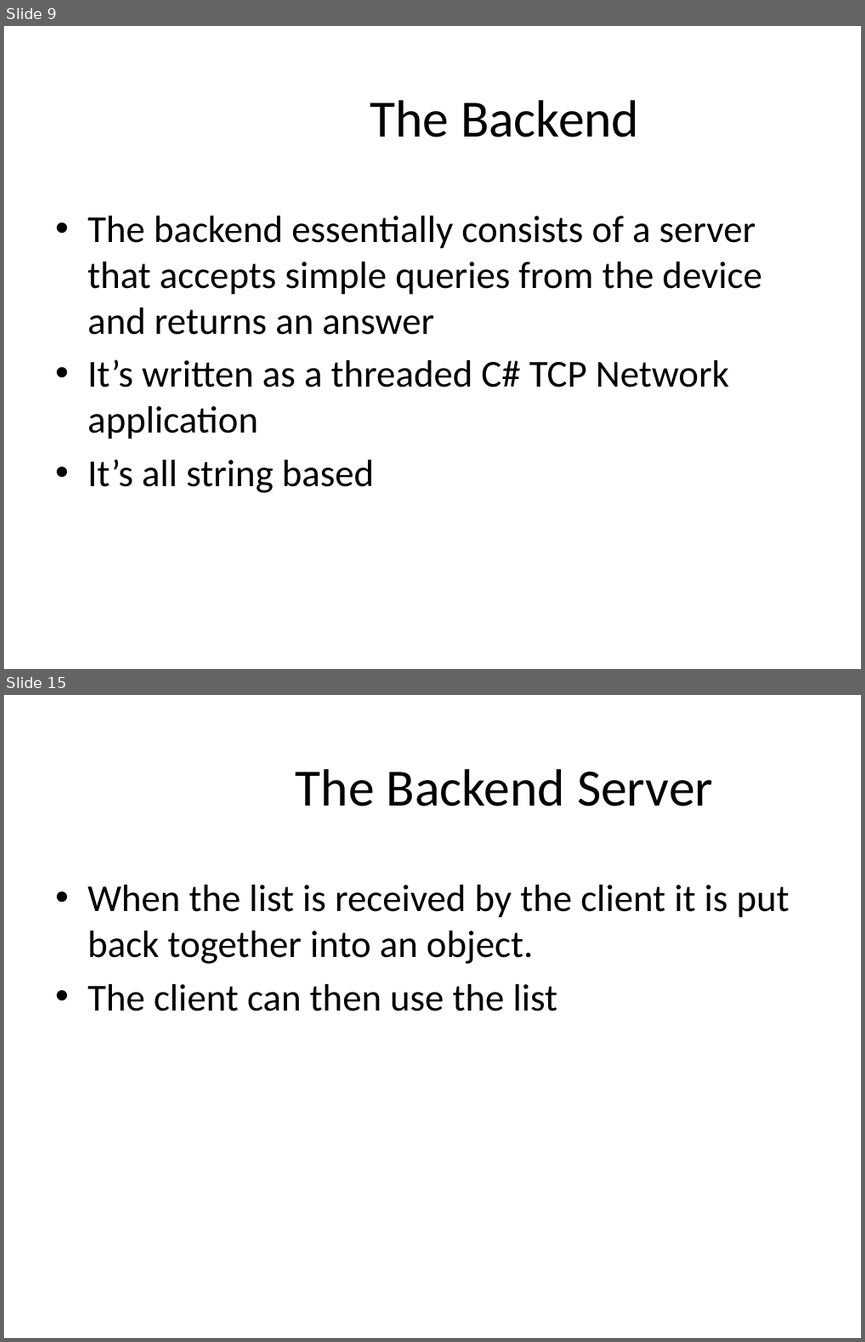
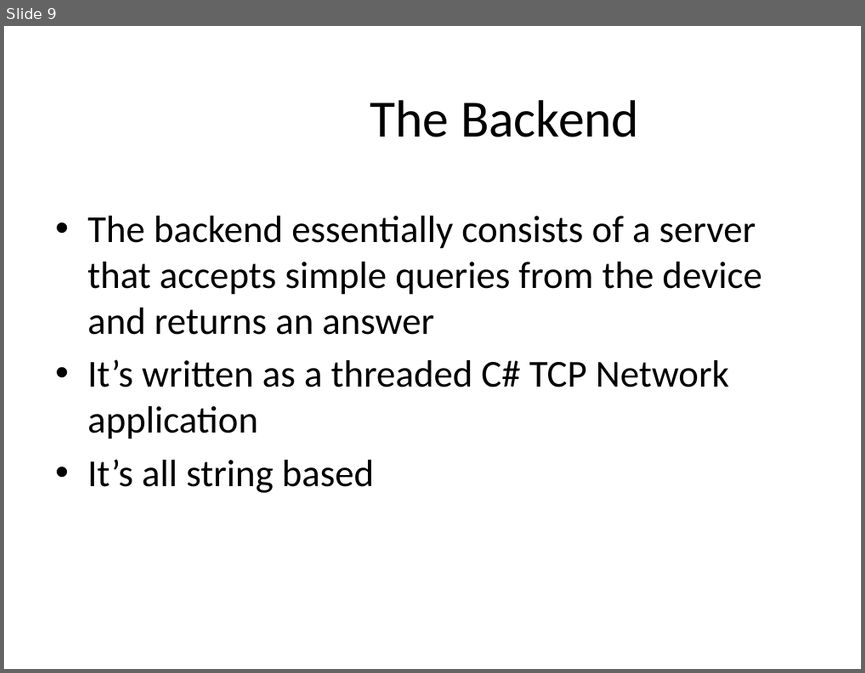
Before and after one commit to master20151121/mmoments, a slide deck: Mobile Musical Moments.pptx. Shown one above the other, each under a label of ours: slides 9 and 15 before the commit, slide 9 after it; the slides between them are not shown. The pictures are 865x1342 and 865x673 pixels, drawn with LibreOffice and Linux fonts; fonts in the diff are those of the drawing; background and template pictures are left out. Boxes give left, top, right and bottom in pixels: in the first picture for what was removed or moved away, otherwise in the second. Text is boxed around its words. In the diff, an @@ line names an element or a change of style, - is before the commit and + after.

```diff
--- a/Mobile Musical Moments.pptx
+++ b/Mobile Musical Moments.pptx
@@ slide 15 removed at [4, 695, 861, 1338], background #FFFFFF @@
@@ title removed at [296, 769, 713, 806] @@
-The Backend Server
@@ text removed at [87, 885, 789, 1011] @@
-• When the list is received by the client it is put back together into an object.
-• The client can then use the list
```
Also in this commit, not shown: 2 slides changed, 2 slides added, 3 other slides removed, 1 other file.
